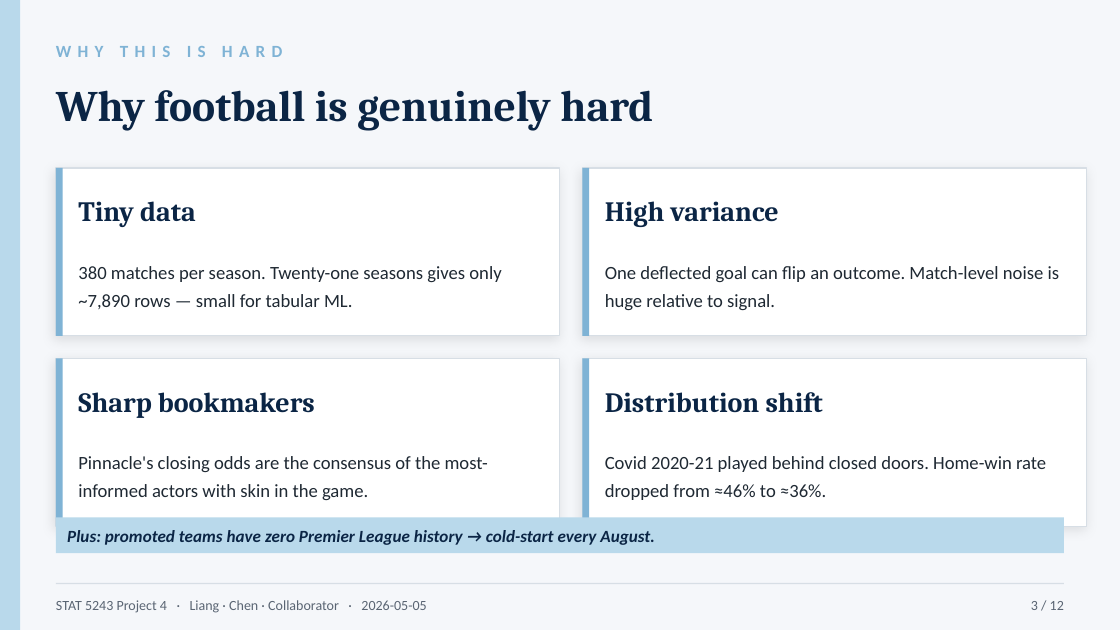
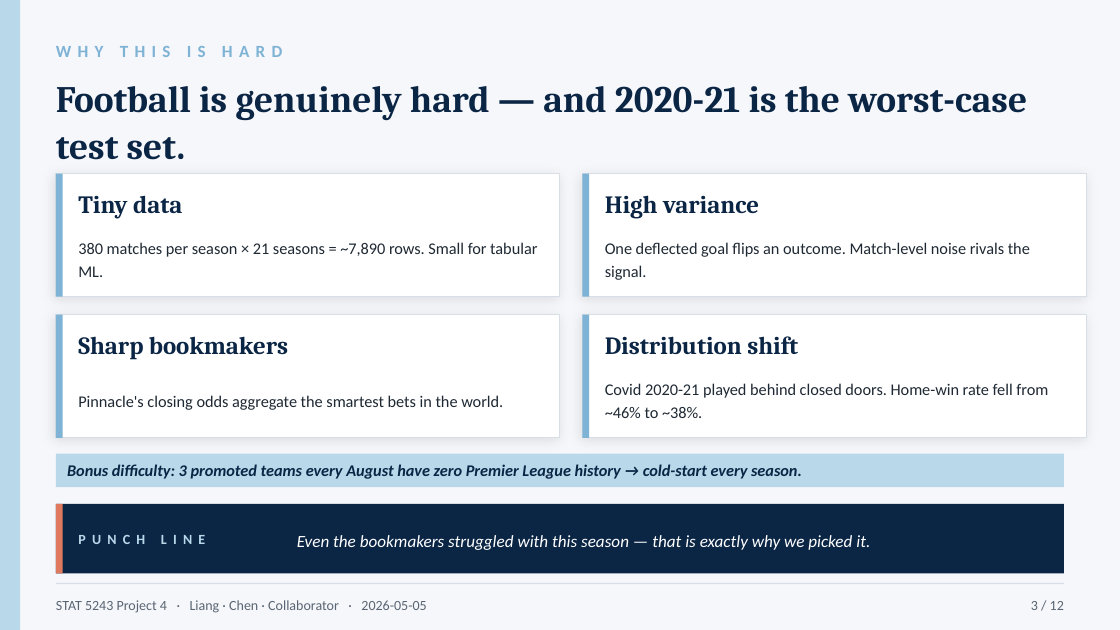
Before and after one commit to ZemingLiang/STAT5243-Project-4, a slide deck: slide 3 of slides/oral_10min.pptx. Drawn at 1120x630 pixels with LibreOffice and Linux fonts; fonts in the diff are those of the drawing. Boxes give left, top, right and bottom in pixels: in the first picture for what was removed or moved away, otherwise in the second. Text is boxed around its words. In the diff, an @@ line names an element or a change of style, - is before the commit and + after.

Commit message:
slides: upgrade to Advanced 25pt — embedded figures, sharpened titles, tightened pacing

```diff
--- a/slides/oral_10min.pptx
+++ b/slides/oral_10min.pptx
@@ text at bbox=[56, 86, 1027, 160]: text changed; size 28 to 24 pt @@
-Why football is genuinely hard
+Football is genuinely hard — and 2020-21 is the worst-case test set.
@@ rectangle: place and size @@
-rectangle at bbox=[56, 168, 560, 336]
+rectangle at bbox=[56, 174, 560, 297]
@@ rectangle: place and size @@
-rectangle at bbox=[56, 168, 63, 336]
+rectangle at bbox=[56, 174, 63, 297]
@@ rectangle: place and size @@
-rectangle at bbox=[582, 168, 1086, 336]
+rectangle at bbox=[582, 174, 1086, 297]
@@ rectangle: place and size @@
-rectangle at bbox=[582, 168, 589, 336]
+rectangle at bbox=[582, 174, 589, 297]
@@ text at bbox=[78, 242, 537, 277]: text changed; size 12 to 10.5 pt @@
-380 matches per season. Twenty-one seasons gives only ~7,890 rows — small for tabular ML.
+380 matches per season × 21 seasons = ~7,890 rows. Small for tabular ML.
@@ text at bbox=[605, 242, 1030, 280]: text changed; size 12 to 10.5 pt @@
-One deflected goal can flip an outcome. Match-level noise is huge relative to signal.
+One deflected goal flips an outcome. Match-level noise rivals the signal.
@@ rectangle: place and size @@
-rectangle at bbox=[56, 358, 560, 526]
+rectangle at bbox=[56, 315, 560, 438]
@@ rectangle: place and size @@
-rectangle at bbox=[56, 358, 63, 526]
+rectangle at bbox=[56, 315, 63, 438]
@@ text "Sharp bookmakers": place and size @@
-text "Sharp bookmakers" at bbox=[78, 392, 315, 418]
+text "Sharp bookmakers" at bbox=[78, 336, 288, 360]
@@ rectangle: place and size @@
-rectangle at bbox=[582, 358, 1086, 526]
+rectangle at bbox=[582, 315, 1086, 438]
@@ rectangle: place and size @@
-rectangle at bbox=[582, 358, 589, 526]
+rectangle at bbox=[582, 315, 589, 438]
@@ size 18 to 16 pt in 4 elements at bbox=[78, 195, 182, 219], bbox=[605, 195, 759, 219], bbox=[78, 336, 288, 360], bbox=[605, 336, 798, 355] @@
@@ text "Distribution shift": place and size @@
-text "Distribution shift" at bbox=[605, 392, 823, 413]
+text "Distribution shift" at bbox=[605, 336, 798, 355]
@@ text at bbox=[605, 383, 1048, 418]: text changed; size 12 to 10.5 pt @@
-Covid 2020-21 played behind closed doors. Home-win rate dropped from ≈46% to ≈36%.
+Covid 2020-21 played behind closed doors. Home-win rate fell from ~46% to ~38%.
@@ text at bbox=[78, 395, 503, 410]: text changed; size 12 to 10.5 pt @@
-Pinnacle's closing odds are the consensus of the most-informed actors with skin in the game.
+Pinnacle's closing odds aggregate the smartest bets in the world.
@@ rectangle: place and size @@
-rectangle at bbox=[56, 517, 1064, 553]
+rectangle at bbox=[56, 454, 1064, 487]
@@ text at bbox=[67, 464, 802, 479]: text changed; size 11 to 10.5 pt @@
-Plus: promoted teams have zero Premier League history → cold-start every August.
+Bonus difficulty: 3 promoted teams every August have zero Premier League history → cold-start every season.
@@ rectangle added at bbox=[56, 504, 1064, 573], fill #0B2545 @@
@@ rectangle added at bbox=[56, 504, 63, 573], fill #E07A5F @@
@@ text added at bbox=[78, 504, 286, 573], 9 pt, text #B9D9EB, bold @@
+PUNCH LINE
@@ text added at bbox=[297, 535, 870, 550], 11 pt, text #FFFFFF, italic @@
+Even the bookmakers struggled with this season — that is exactly why we picked it.
```
Also in this commit, not shown: 11 other slides changed, 5 other files.
